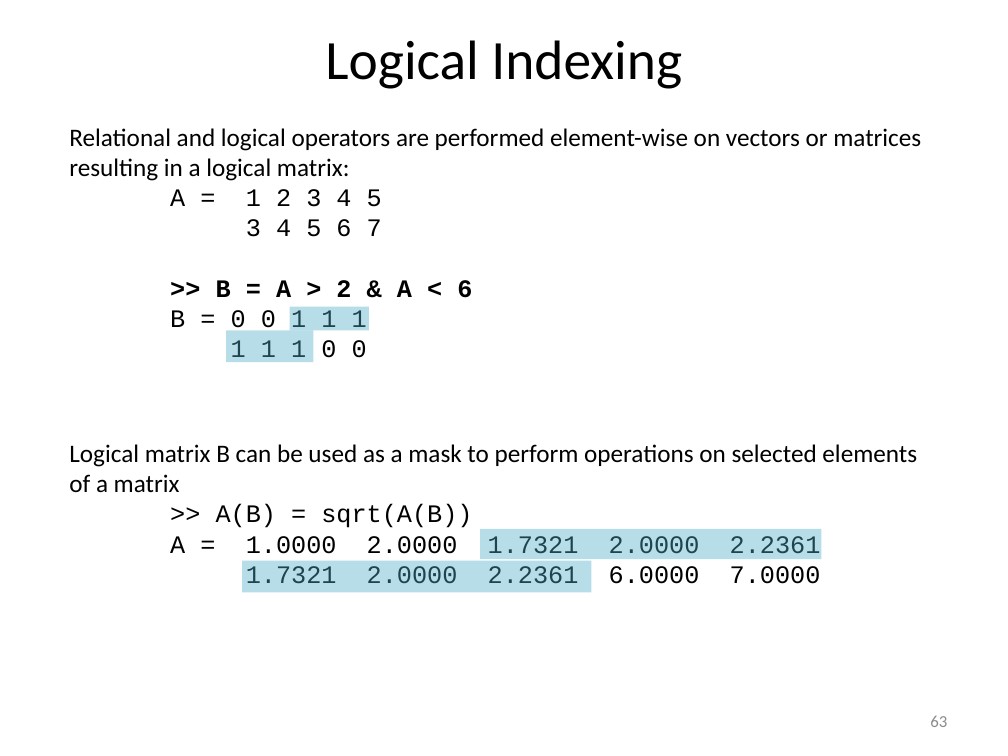
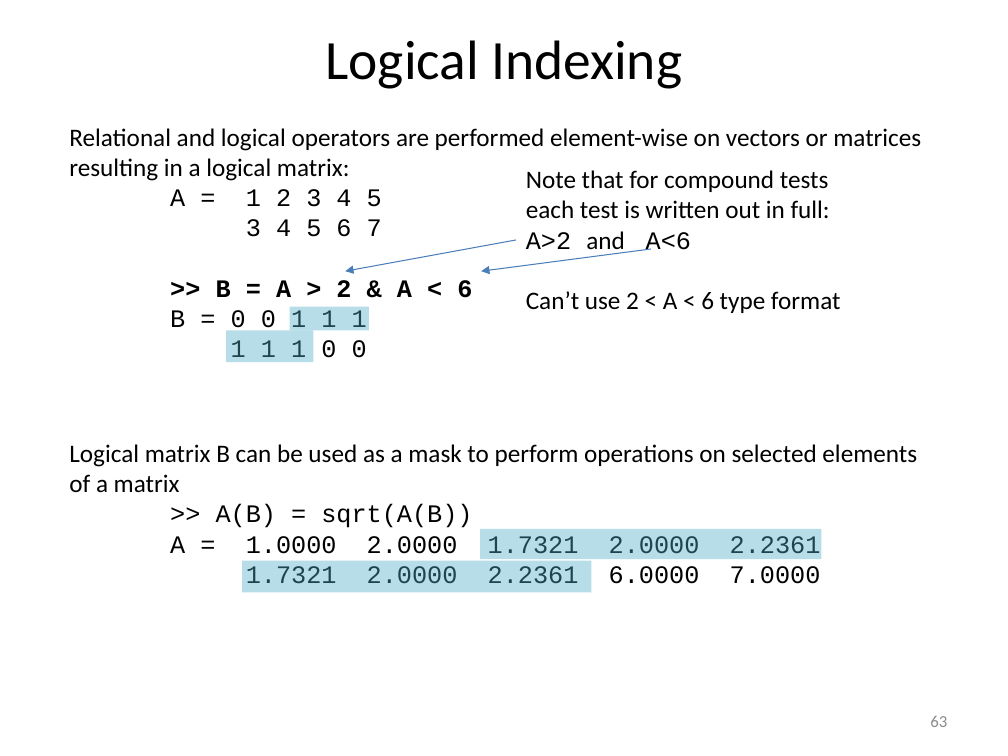
Before and after one commit to louisepb/MatlabBasicCourse, a slide deck: slide 63 of Introduction to MATLAB for Engineers.pptx. Drawn at 1008x756 pixels with LibreOffice and Linux fonts; fonts in the diff are those of the drawing. Boxes give left, top, right and bottom in pixels: in the first picture for what was removed or moved away, otherwise in the second. Text is boxed around its words. In the diff, an @@ line names an element or a change of style, - is before the commit and + after.

Commit message:
Updated logical indexing slide

```diff
--- a/Introduction to MATLAB for Engineers.pptx
+++ b/Introduction to MATLAB for Engineers.pptx
@@ text added at <box>526,170,841,313</box>, 18 pt, text #000000 @@
+Note that for compound tests each test is written out in full: A>2 and A<6
+Can’t use 2 < A < 6 type format
@@ arrow added from (516, 240) to (346, 271), #4B7EBC 0.75 pt @@
@@ arrow added from (651, 249) to (481, 271), #4B7EBC 0.75 pt @@
```
Also in this commit, not shown: 2 other slides changed.
